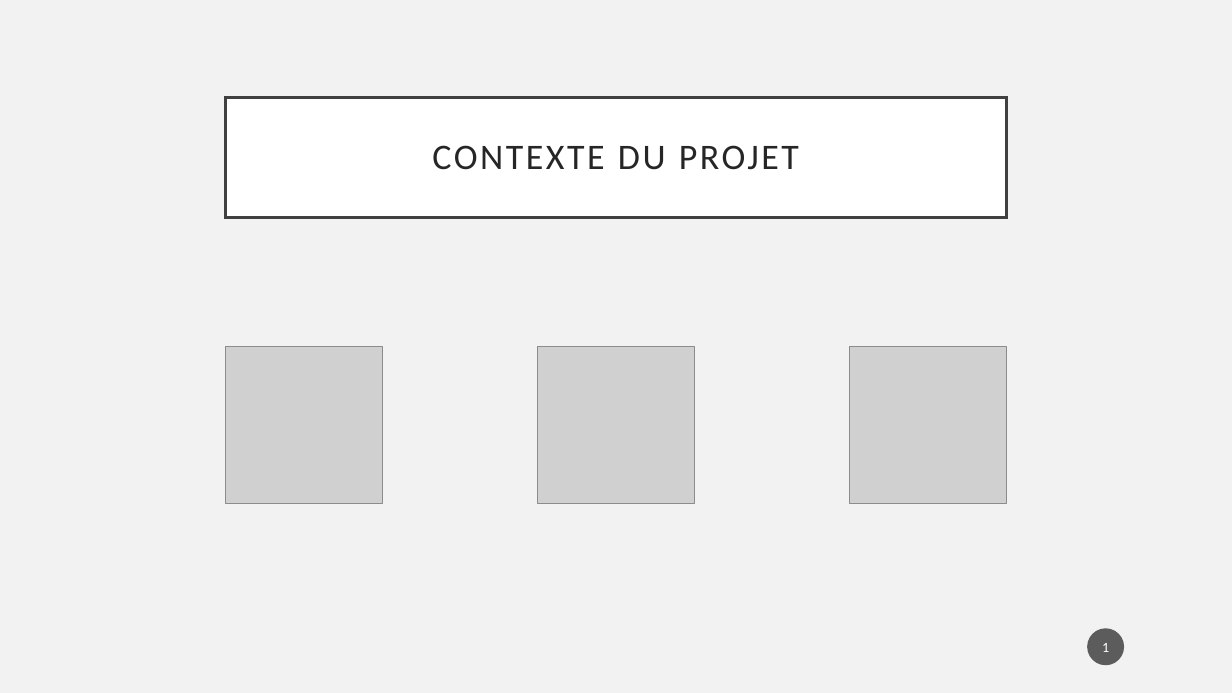
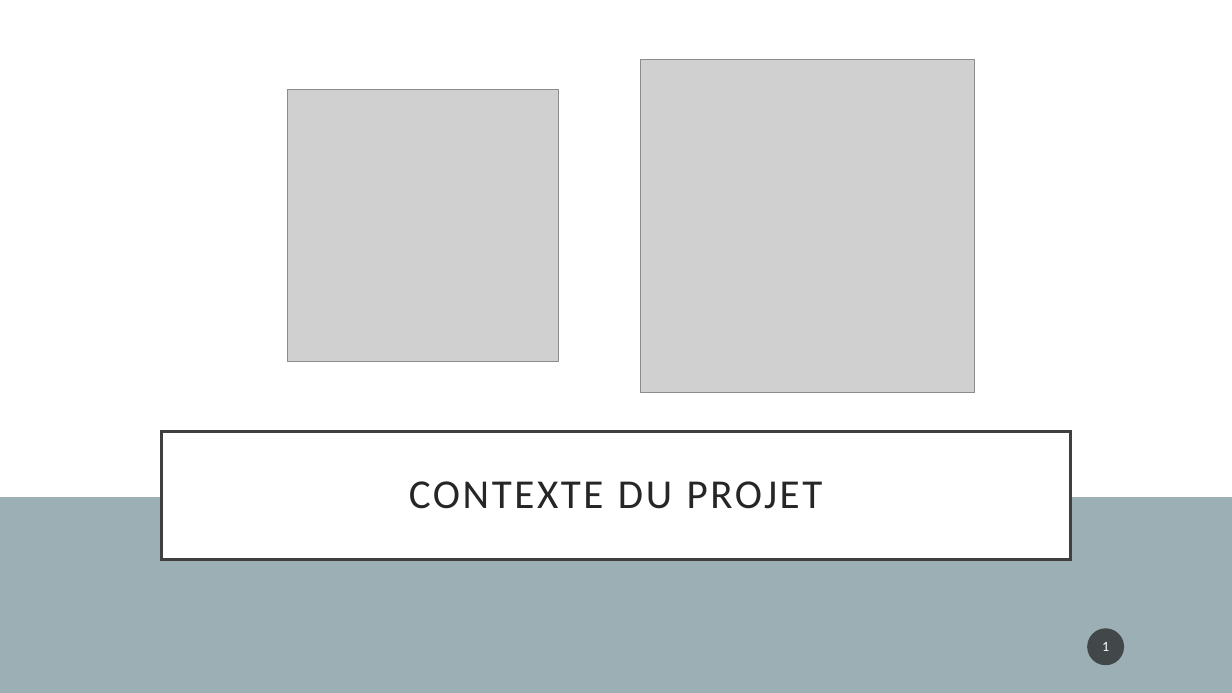
Before and after one commit to ErwanDerrien/EtudeDeCas, a slide deck: slide 2 of Presentation/PresentationEtudeDeCas.pptx. Drawn at 1232x693 pixels with LibreOffice and Linux fonts; fonts in the diff are those of the drawing; grey boxes stand for pictures. Boxes give left, top, right and bottom in pixels: in the first picture for what was removed or moved away, otherwise in the second. Text is boxed around its words. In the diff, an @@ line names an element or a change of style, - is before the commit and + after.

```diff
--- a/Presentation/PresentationEtudeDeCas.pptx
+++ b/Presentation/PresentationEtudeDeCas.pptx
@@ background #F2F2F2 to #9BAFB5 @@
@@ rectangle added at <box>0,0,1232,497</box>, fill #FFFFFF @@
@@ picture added at <box>640,59,974,393</box> @@
@@ picture: place and size @@
-picture at <box>538,347,695,504</box>
+picture at <box>287,90,559,361</box>
@@ picture removed at <box>226,347,383,504</box> @@
@@ picture removed at <box>849,347,1006,504</box> @@
@@ title "CONTEXTE DU PROJET": place and size @@
-title "CONTEXTE DU PROJET" at <box>226,97,1006,217</box>
+title "CONTEXTE DU PROJET" at <box>162,432,1070,559</box>
@@ title "CONTEXTE DU PROJET" at <box>162,432,1070,559</box>: size 28 to 32 pt @@
@@ page number at <box>1088,628,1125,665</box>: line spacing 1 to 0.9; more space between paragraphs @@
```
Also in this commit, not shown: 10 slides added, 2 slides removed, 1 other file.
